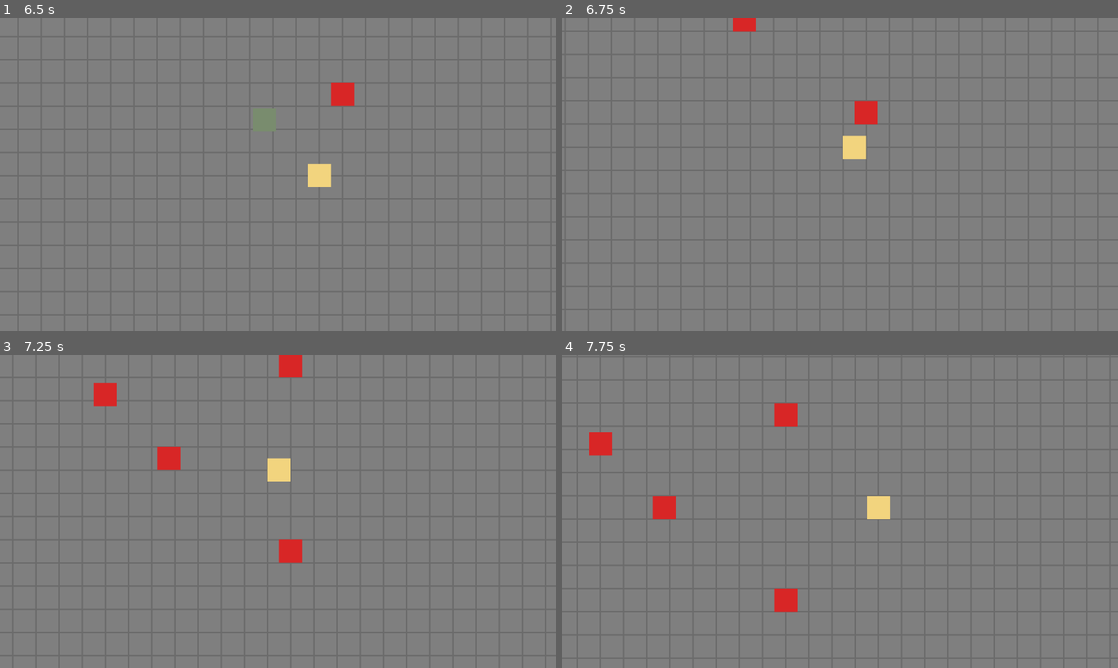
Above: before the commit, frames 1-4 (two rows, left to right).
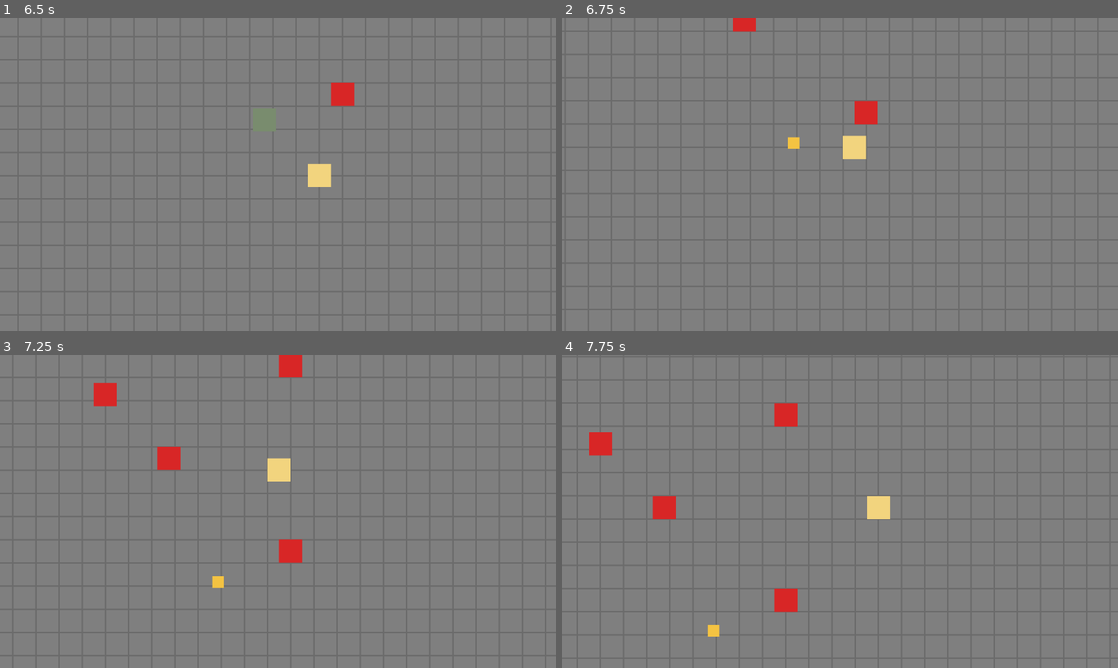
Above: after the commit, the same moments.

Repository: EndlessSummer068/workProject
Game: Godot game, scene res://scenes/levels/test_arena.tscn
Same seed, same stepped clock (60 frames per second), same inputs: the game is played once before the commit and once after it. This scene is started directly instead of the project's main scene.
Inputs:
- Up to frame 1 (6.5 s): tap Enter at 0.5 s; hold D (move_right) 0.53-1.28 s; hold J (attack) 0.53-1.28 s; hold S (move_down) 1.28-2.03 s; tap J (attack) every 1.5 s from 1.35 to 5.85 s; hold D (move_right) 2.03-2.78 s; hold J (attack) 2.03-2.78 s; hold W (move_up) 2.78-3.53 s; hold J (attack) 3.53-4.28 s; hold A (move_left) 3.53-5.03 s; hold S (move_down) 5.03-5.78 s; hold J (attack) 5.03-5.78 s; hold D (move_right) from 5.78 s (still down)
- Up to frame 2 (6.75 s): release D (move_right) at 6.53 s; hold W (move_up) from 6.53 s (still down); hold J (attack) from 6.53 s (still down)
- Up to frame 3 (7.25 s): keep holding W (move_up); keep holding J (attack)
- Up to frame 4 (7.75 s): release W (move_up) at 7.28 s; release J (attack) at 7.28 s; hold D (move_right) from 7.28 s (still down); tap J (attack) at 7.35 s

Frame 1 is identical in both runs. In frame 2, less than 0.1% of the frame differs, in the area x 40-43%, y 38-42%; in frame 3, less than 0.1%; in frame 4, less than 0.1%.

Commit message:
[P0][L01-P0-06] 奖励 R01 与升级：死亡掉落拾取、经验累进升级、攻击力成长与状态打印

Diff:
--- /dev/null
+++ b/litttleGame/wuwa-knight/scenes/rewards/r01.tscn
@@ -0,0 +1,18 @@
+[gd_scene load_steps=2 format=3]
+
+[ext_resource type="Script" path="res://scripts/rewards/r01.gd" id="1_r"]
+
+[sub_resource type="CircleShape2D" id="CircleShape2D_r1"]
+radius = 12.0
+
+[node name="R01" type="Area2D"]
+collision_layer = 0
+collision_mask = 2
+script = ExtResource("1_r")
+
+[node name="Shape" type="CollisionShape2D" parent="."]
+shape = SubResource("CircleShape2D_r1")
+
+[node name="Visual" type="Polygon2D" parent="."]
+color = Color(0.960784, 0.768627, 0.258824, 1)
+polygon = PackedVector2Array(-4, -4, 4, -4, 4, 4, -4, 4)
--- a/litttleGame/wuwa-knight/scripts/bullets/melee_arc.gd
+++ b/litttleGame/wuwa-knight/scripts/bullets/melee_arc.gd
@@ -7,8 +7,9 @@
 const ARC_RADIUS: float = Balance.WEAPON_W01_ARC_RADIUS  # §4.2 半径 48px
 const ARC_DEG: float = Balance.WEAPON_W01_ARC_DEG        # §4.2 夹角 120°
 const ARC_SEGMENTS := 12
-const DAMAGE := Balance.WEAPON_W01_ATTACK_DAMAGE         # §4.2 W01 攻击力 10
 const LIFETIME := 0.1  # 判定存活时长（s）：覆盖物理配对建立所需帧数，且 < §4.2 攻击间隔
+
+var damage: int = Balance.WEAPON_W01_ATTACK_DAMAGE  # §4.2 W01 基础伤害 10；由玩家写入实际攻击力（§4.1 成长）
 
 var _hit_bodies: Array[Node2D] = []
 
@@ -32,4 +33,4 @@
 	if body in _hit_bodies or not body.has_method("take_damage"):
 		return
 	_hit_bodies.append(body)
-	body.take_damage(DAMAGE)
+	body.take_damage(damage)
--- a/litttleGame/wuwa-knight/scripts/config/balance.gd
+++ b/litttleGame/wuwa-knight/scripts/config/balance.gd
@@ -14,3 +14,9 @@
 const E01_MOVE_SPEED: float = 80.0             # §4.4 E01 移速 80 px/s（提案）
 const E01_PURSUE_RADIUS: float = 160.0         # §4.4 E01 追击触发半径 160 px（提案，L01-P0-05 新增待定项）
 const E01_CONTACT_RADIUS: float = 14.0         # E01 接触判定半径（占位：玩家半宽6+敌人半宽6+余量2，非 §4 字段）
+const R01_EXP := 5                             # §4.5 R01 经验（小怪+5 提案，L01-P0-06）
+const R01_COIN := 2                            # §4.5 金币 小怪+2（Q5）
+const LEVELUP_BASE_EXP := 20                   # §4.5 LV2 升级所需经验 20（提案，L01-P0-06）
+const LEVELUP_EXP_STEP := 10                   # §4.5 此后每级所需经验+10（提案，L01-P0-06）
+const LEVELUP_HP_BONUS := 1                    # §4.1 升级成长 HP 上限+1（Q2）
+const LEVELUP_ATTACK_BONUS: float = 0.10       # §4.1 升级成长 攻击+10%/级（Q2）
--- a/litttleGame/wuwa-knight/scripts/enemies/e01.gd
+++ b/litttleGame/wuwa-knight/scripts/enemies/e01.gd
@@ -14,6 +14,7 @@
 const DAMAGE := Balance.E01_DAMAGE                      # §4.4 E01 伤害 1（撞击）
 const DAMAGE_TICK: float = Balance.PLAYER_DAMAGE_TICK   # §4.1 伤害结算间隔 0.5s（提案）
 const MAX_HP := Balance.E01_MAX_HP                      # §4.4 E01 HP 8
+const R01_SCENE := preload("res://scenes/rewards/r01.tscn")  # §4.5 掉落 R01
 
 var hp: int = MAX_HP
 var _state: State = State.IDLE
@@ -45,7 +46,7 @@
 				velocity = Vector2.ZERO
 	move_and_slide()
 
-## 受击（玩家近战判定调用）；HP 归零 → 发出掉落信号并销毁（掉落物归 L01-P0-06）。
+## 受击（玩家近战判定调用）；HP 归零 → 掉落 R01（§4.5）并发出 died 信号后销毁。
 func take_damage(amount: int) -> void:
 	if hp <= 0:
 		return
@@ -53,6 +54,9 @@
 	hp_changed.emit(hp, MAX_HP)
 	if hp == 0:
 		died.emit()
+		var r01: Area2D = R01_SCENE.instantiate()
+		get_parent().add_child(r01)
+		r01.global_position = global_position
 		queue_free()
 
 func _on_detect_entered(body: Node2D) -> void:
--- a/litttleGame/wuwa-knight/scripts/player/player.gd
+++ b/litttleGame/wuwa-knight/scripts/player/player.gd
@@ -6,19 +6,31 @@
 signal state_changed(from: State, to: State)
 signal attacked(facing: Vector2)
 signal hp_changed(current: int, max_hp: int)
+signal exp_changed(current: int, need: int)
+signal leveled_up(level: int)
+signal coins_changed(total: int)
 signal died
 
 enum State { IDLE, MOVE }
 
 const MOVE_SPEED: float = Balance.PLAYER_MOVE_SPEED  # §4.1 玩家移速 160 px/s
 const ATTACK_COOLDOWN: float = Balance.WEAPON_W01_ATTACK_INTERVAL  # §4.2 近战攻击间隔 0.5s
-const MAX_HP := Balance.PLAYER_MAX_HP  # §4.1 玩家 HP 6
+const ATTACK_BASE: int = Balance.WEAPON_W01_ATTACK_DAMAGE  # §4.2 W01 攻击力 10
+const LEVELUP_HP_BONUS := Balance.LEVELUP_HP_BONUS          # §4.1 升级成长 HP 上限+1
+const LEVELUP_ATTACK_BONUS: float = Balance.LEVELUP_ATTACK_BONUS  # §4.1 升级成长 攻击+10%/级
+const LEVELUP_BASE_EXP := Balance.LEVELUP_BASE_EXP          # §4.5 LV2 需 20（提案）
+const LEVELUP_EXP_STEP := Balance.LEVELUP_EXP_STEP          # §4.5 每级+10（提案）
 const HURT_FLASH_TIME: float = 0.15  # 受击反馈闪烁时长（占位表现，非 §4 字段）
 const FACING_DEFAULT := Vector2.RIGHT  # 初始朝向（提案：§2 朝向=最后移动方向）
 const MELEE_ARC_SCENE := preload("res://scenes/bullets/melee_arc.tscn")  # §4.2 W01 扇形判定
 
 var facing: Vector2 = FACING_DEFAULT
-var hp: int = MAX_HP
+var max_hp: int = Balance.PLAYER_MAX_HP  # §4.1 玩家 HP 6
+var hp: int = max_hp
+var level := 1
+var exp_current := 0
+var exp_next := LEVELUP_BASE_EXP
+var coins := 0
 var _state: State = State.IDLE
 var _attack_timer: float = 0.0
 var _hurt_timer: float = 0.0
@@ -31,6 +43,24 @@
 		if _hurt_timer <= 0.0:
 			_visual.modulate = Color.WHITE
 
+## 攻击力 = W01 基础 × (1 + 10%×(等级-1))，四舍五入（§4.1 升级成长）。
+func attack_power() -> int:
+	return int(round(ATTACK_BASE * (1.0 + LEVELUP_ATTACK_BONUS * float(level - 1))))
+
+## 拾取 R01：经验入账（溢出累进）、金币入账；升级 HP 上限+1、攻击+10%（§4.1）。
+func gain_reward(exp_gain: int, coin_gain: int) -> void:
+	coins += coin_gain
+	coins_changed.emit(coins)
+	exp_current += exp_gain
+	while exp_current >= exp_next:
+		exp_current -= exp_next
+		level += 1
+		max_hp += LEVELUP_HP_BONUS
+		exp_next += LEVELUP_EXP_STEP
+		leveled_up.emit(level)
+	exp_changed.emit(exp_current, exp_next)
+	print("[Player] Lv=%d HP=%d/%d ATK=%d EXP=%d/%d 金币=%d" % [level, hp, max_hp, attack_power(), exp_current, exp_next, coins])
+
 ## 受击（§4.1：无敌帧已移除，伤害结算间隔由伤害来源自行控制）。
 func take_damage(amount: int) -> void:
 	if hp <= 0:
@@ -38,7 +68,7 @@
 	hp = maxi(hp - amount, 0)
 	_hurt_timer = HURT_FLASH_TIME
 	_visual.modulate = Color(1.0, 0.35, 0.35)
-	hp_changed.emit(hp, MAX_HP)
+	hp_changed.emit(hp, max_hp)
 	if hp == 0:
 		died.emit()  # 死亡重开流程归 L01-P0-08
 
@@ -63,6 +93,7 @@
 	attacked.emit(facing)
 	var arc: Area2D = MELEE_ARC_SCENE.instantiate()
 	arc.setup()  # 进树前构建扇形多边形（进树后赋值不生成物理形状）
+	arc.damage = attack_power()  # §4.1 攻击力随等级成长
 	get_parent().add_child(arc)
 	arc.global_position = global_position
 	arc.rotation = facing.angle()
--- /dev/null
+++ b/litttleGame/wuwa-knight/scripts/rewards/r01.gd
@@ -0,0 +1,14 @@
+extends Area2D
+## R01 经验+金币掉落方块（GAME.md §4.5，§5 实体表）：敌人死亡位置生成，玩家触碰吸收。
+## 金币并入 R01（L01-P0-06 用户指令），吸收时同时入账。
+
+const EXP_VALUE := Balance.R01_EXP  # §4.5 经验 小怪+5（提案）
+const COIN_VALUE := Balance.R01_COIN  # §4.5 金币 小怪+2（Q5）
+
+func _ready() -> void:
+	body_entered.connect(_on_body_entered)
+
+func _on_body_entered(body: Node2D) -> void:
+	if body.has_method("gain_reward"):
+		body.gain_reward(EXP_VALUE, COIN_VALUE)
+		queue_free()
--- /dev/null
+++ b/litttleGame/wuwa-knight/tests/test_reward.gd
@@ -0,0 +1,73 @@
+extends SceneTree
+## L01-P0-06 奖励与升级验收测试（BUILD_PLAN.md）：headless 运行。
+## 运行：Godot_v4.7.2 --headless --path <项目> --script res://tests/test_reward.gd
+
+var _fail := false
+
+func _initialize() -> void:
+	_run.call_deferred()
+
+func _find_r01(arena: Node) -> Node2D:
+	for c in arena.get_children():
+		if c.name.begins_with("R01"):
+			return c
+	return null
+
+func _run() -> void:
+	var arena: Node = (load("res://scenes/levels/test_arena.tscn") as PackedScene).instantiate()
+	root.add_child(arena)
+	await physics_frame
+	await physics_frame
+	var player := arena.get_node("Player") as CharacterBody2D
+	var e01 := arena.get_node("E01")
+
+	# TEST1: 击杀 E01（8 HP）→ 死亡位置出现 R01（§4.5 掉落）
+	e01.take_damage(4)
+	e01.take_damage(4)
+	await physics_frame
+	await physics_frame
+	var r01 := _find_r01(arena)
+	var ok1: bool = r01 != null and ((not is_instance_valid(e01)) or e01.is_queued_for_deletion()) and r01.global_position.distance_to(Vector2(896, 360)) < 1.0
+	_check("TEST1 drop", ok1, "r01=%s pos=%s" % [r01 != null, r01.global_position if r01 != null else "null"])
+
+	# TEST2: 玩家站上 R01 → 吸收：经验+5、金币+2（§4.5），R01 消失
+	player.global_position = r01.global_position
+	await physics_frame
+	for i in 3:
+		await physics_frame
+	var absorbed := r01 == null or (not is_instance_valid(r01)) or r01.is_queued_for_deletion()
+	var ok2: bool = absorbed and player.exp_current == 5 and player.coins == 2
+	_check("TEST2 pickup", ok2, "exp=%d coins=%d absorbed=%s" % [player.exp_current, player.coins, absorbed])
+
+	# TEST3: 经验达阈值 20 → 升级：LV2、HP 上限 7、攻击 11、下一级阈值 30（§4.1/§4.5 提案）
+	player.gain_reward(15, 0)
+	var ok3: bool = player.level == 2 and player.max_hp == 7 and player.attack_power() == 11 and player.exp_next == 30 and player.exp_current == 0
+	_check("TEST3 levelup", ok3, "Lv=%d max_hp=%d atk=%d next=%d" % [player.level, player.max_hp, player.attack_power(), player.exp_next])
+
+	# TEST4: 溢出累进 + 攻击力随等级成长：再给 35 → LV3（剩余 5）、攻击 12、上限 8
+	player.gain_reward(35, 3)
+	var ok4: bool = player.level == 3 and player.max_hp == 8 and player.attack_power() == 12 and player.exp_current == 5 and player.coins == 5
+	_check("TEST4 overflow", ok4, "Lv=%d max_hp=%d atk=%d exp=%d coins=%d" % [player.level, player.max_hp, player.attack_power(), player.exp_current, player.coins])
+
+	# TEST5: 升级后攻击扇形携带新攻击力（11→实际当前 12）
+	Input.action_press("attack")
+	await physics_frame
+	await physics_frame
+	Input.action_release("attack")
+	var arc_damage := -1
+	for c in arena.get_children():
+		if c.name.begins_with("MeleeArc"):
+			arc_damage = c.damage
+	var ok5 := arc_damage == 12
+	_check("TEST5 arc_damage_scale", ok5, "arc.damage=%d (期望 12)" % arc_damage)
+
+	if _fail:
+		print("RESULT: FAILED")
+		quit(1)
+	else:
+		print("RESULT: ALL PASS")
+		quit(0)
+
+func _check(name: String, ok: bool, detail: String) -> void:
+	print("%s: %s (%s)" % [name, "PASS" if ok else "FAIL", detail])
+	_fail = _fail or not ok
Not shown, added: litttleGame/wuwa-knight/scripts/rewards/r01.gd.uid
Not shown, added: litttleGame/wuwa-knight/tests/test_reward.gd.uid
Not shown, changed: litttleGame/wuwa-knight/BUILD_PLAN.md
Not shown, changed: litttleGame/wuwa-knight/docs/GAME.md
Not shown, changed: litttleGame/wuwa-knight/docs/TECH.md
